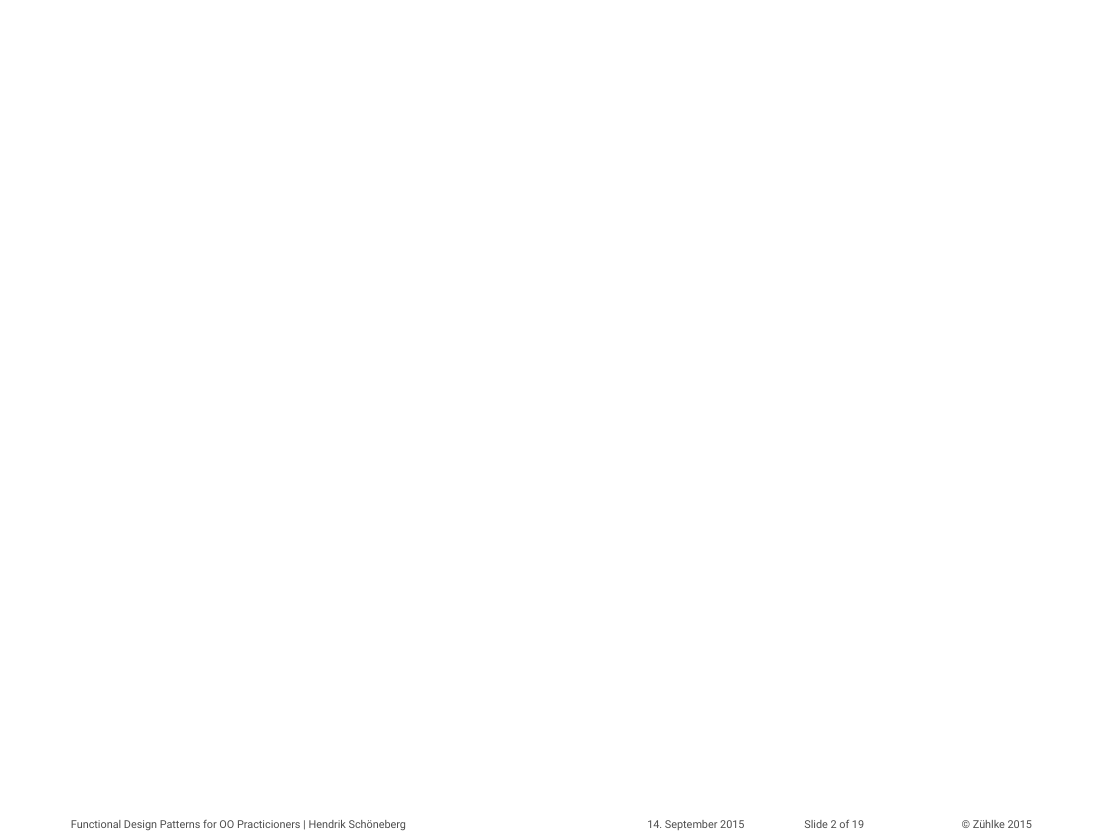
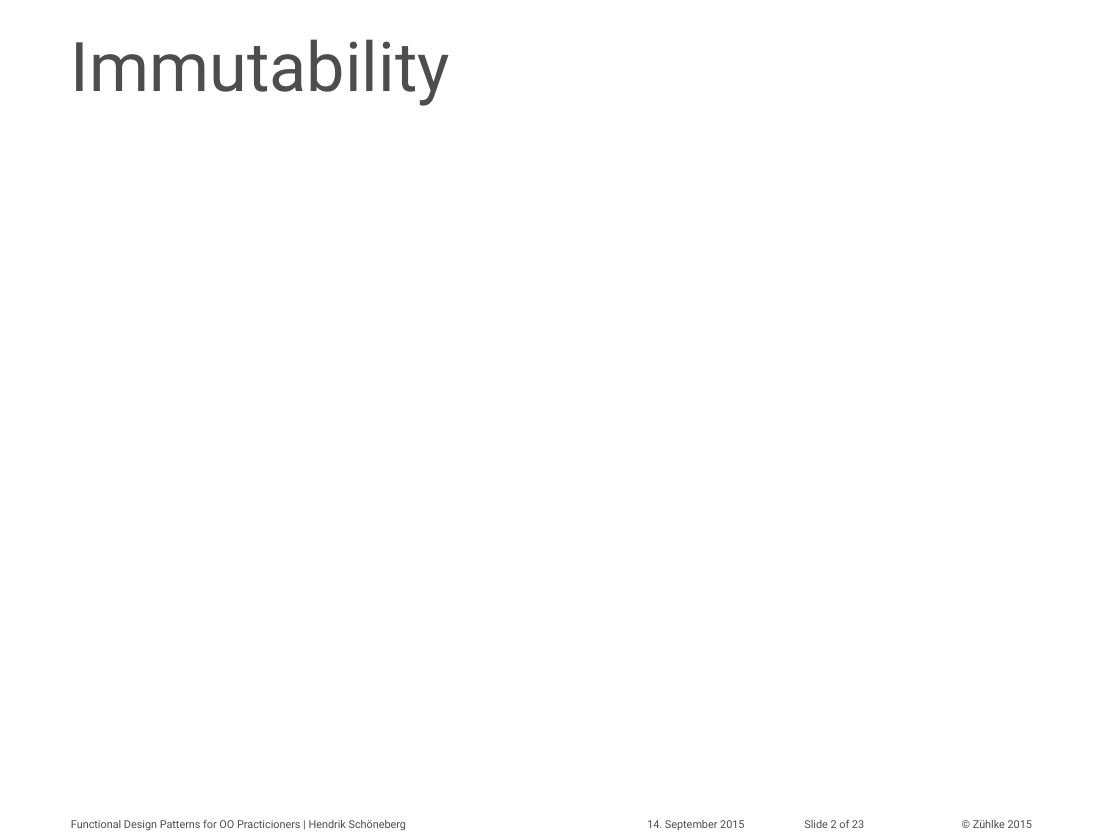
Before and after one commit to aax/zdays-fp-patterns, a slide deck: slide 2 of hesc_slides.pptx. Drawn at 1120x840 pixels with LibreOffice and Linux fonts; fonts in the diff are those of the drawing; background and template pictures are left out. Boxes give left, top, right and bottom in pixels: in the first picture for what was removed or moved away, otherwise in the second. Text is boxed around its words. In the diff, an @@ line names an element or a change of style, - is before the commit and + after.

```diff
--- a/hesc_slides.pptx
+++ b/hesc_slides.pptx
@@ title added at [71, 39, 450, 106], 44 pt, text #4D4D4D @@
+Immutability
@@ text at [804, 819, 864, 828]: text changed @@
-Slide 2 of 19
+Slide 2 of 23
```
Also in this commit, not shown: 8 other slides changed, 4 slides added, 2 other files.
